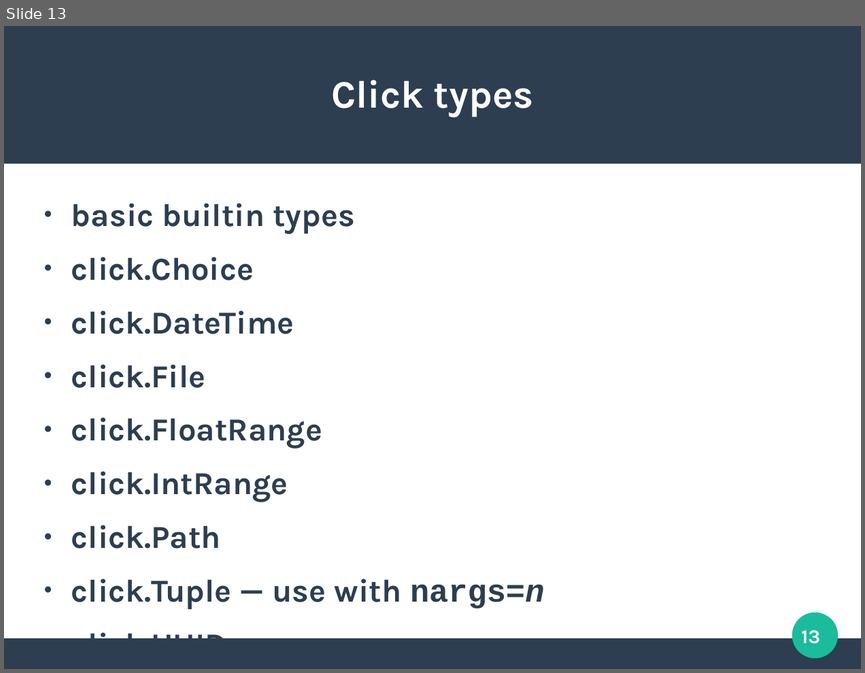
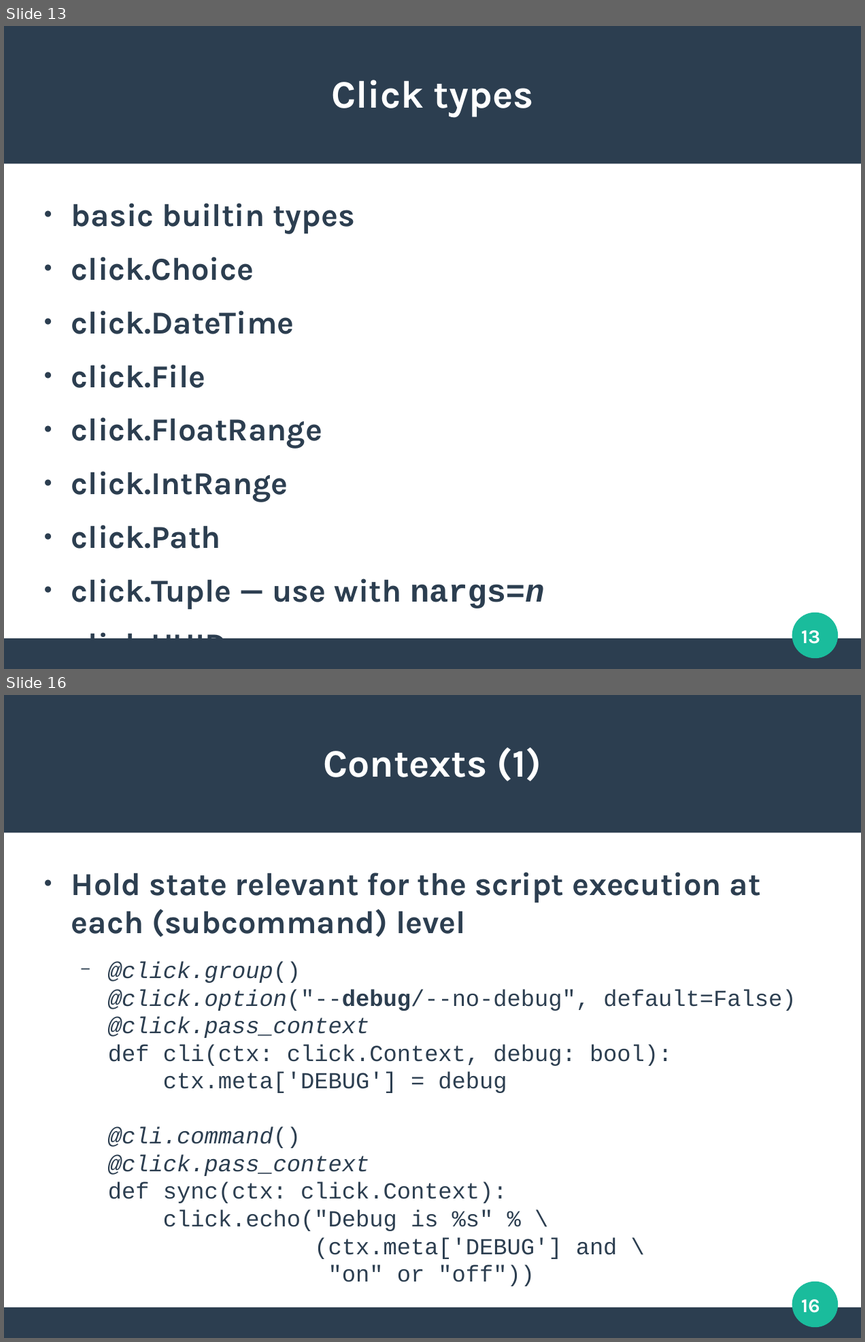
Before and after one commit to unixnut/Python-Click-talk, a slide deck: Python-Click-talk slides.odp. Shown one above the other, each under a label of ours: slide 13 before the commit, slides 13 and 16 after it; the slides between them are not shown. The pictures are 865x673 and 865x1342 pixels, drawn with LibreOffice and Linux fonts; fonts in the diff are those of the drawing. Boxes give left, top, right and bottom in pixels: in the first picture for what was removed or moved away, otherwise in the second. Text is boxed around its words. In the diff, an @@ line names an element or a change of style, - is before the commit and + after.

```diff
--- a/Python-Click-talk slides.odp
+++ b/Python-Click-talk slides.odp
@@ slide 16 added at (4,695,861,1338), background #FFFFFF; not listed: 3 template elements that a slide beside it also shows @@
@@ title added at (323,747,542,781), 36 pt, text #FFFFFF, bold @@
+Contexts (1)
@@ text added at (71,872,796,1286), 21.3 pt, text #2C3E50 @@
+● Hold state relevant for the script execution at each (subcommand) level
+  − @click.group()
+    @click.option("--debug/--no-debug", default=False)
+    @click.pass_context
+    def cli(ctx: click.Context, debug: bool):
+    ctx.meta['DEBUG'] = debug
+    @cli.command()
+    @click.pass_context
+    def sync(ctx: click.Context):
+    click.echo("Debug is %s" % \
+    (ctx.meta['DEBUG'] and \
+    "on" or "off"))
@@ page number added at (801,1299,820,1312), 18 pt, text #FFFFFF, bold @@
+16
```
Also in this commit, not shown: 5 slides changed, 3 other slides added, 2 slides removed, 1 other file.
